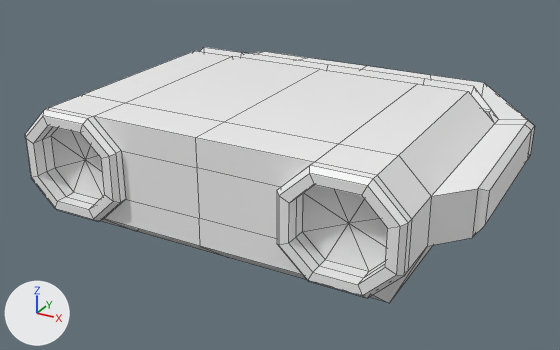
An edit to the FBX model Assets/Prefabs/voltmeter.fbx, drawn before and after from the same camera.
Both versions are drawn from a 50 mm camera at (1.209, -2.177, 0.967) aimed at (-0.022, 0.061, -0.153). The axes (+X, +Y, +Z) are drawn at lower left. The lights are the same throughout. Mesh edges are drawn as thin lines. Where no turn or scale is listed for an object, it has been applied to the vertices.
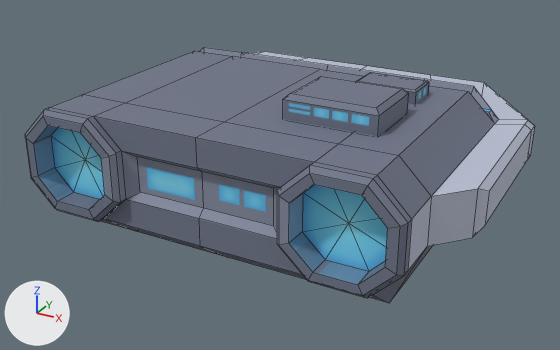
Changed parts and their boxes [x1, y1, x2, y2] in the pictures (560 x 350 px; the box of a moved part takes in the faces that stretch with it):
'pCube2', added (blue)
    after: [283, 76, 409, 136]
'pCube3', added (blue)
    after: [356, 72, 429, 104]
part 1 of me_mesh, moved or reshaped
    both: [33, 126, 385, 285]
part 2 of me_mesh, recoloured
    both: [25, 47, 534, 303]

What changed in the scene script:
```text
Add img_voltmeter_jpg:
    img_voltmeter_jpg = load_image('voltmeter.jpg', '../Graphics/Textures/voltmeter.jpg', 2048, 2048, 'sRGB')
Add mat_blinn1:
    mat_blinn1 = principled_material('blinn1')
    mat_blinn1.texture = img_voltmeter_jpg
    mat_blinn1.roughness = 0.749
Change me_mesh:
    used by ob_pcube1; location = (0.0, 0.0, 0.0)
    remove me_mesh.from_pydata(...)  # 214 vertices, 221 faces; spans x -0.77..0.77, y -0.52..0.8, z -0.29..0.18
    add me_mesh.from_pydata(...)  # 204 vertices, 211 faces; spans x -0.77..0.77, y -0.52..0.8, z -0.29..0.18
    me_mesh part 1
    16 vertices are removed from x -0.61..0.61, y -0.48, z -0.13..0.13
    34 faces are deleted
    6 vertices are added at (0.24, -0.45, -0.06), (0.0, -0.45, -0.06), (-0.24, -0.45, -0.06), (0.24, -0.45, 0.06), (0.0, -0.45, 0.06), (-0.24, -0.45, 0.06)
    24 new faces join them
    me_mesh part 2: 187 faces spanning x -0.77..0.77, y -0.52..0.8, z -0.29..0.18 switch from mat_lambert1 (white #f2f2f2) to mat_blinn1 (picture img_voltmeter_jpg)
Add me_mesh_002:
    me_mesh_002.from_pydata(...)  # 12 vertices, 10 faces; spans x -0.106..0.106, y -0.064..0.064, z -0.033..0.033
    me_mesh_002.materials.append(mat_blinn1)  # picture img_voltmeter_jpg
Add me_mesh_001:
    me_mesh_001.from_pydata(...)  # 12 vertices, 10 faces; spans x -0.155..0.155, y -0.12..0.12, z -0.041..0.041
    me_mesh_001.materials.append(mat_blinn1)  # picture img_voltmeter_jpg
Add ob_pcube3:
    ob_pcube3 = bpy.data.objects.new('pCube3', me_mesh_002)
    ob_pcube3.location = (0.341, 0.168, 0.189)
Add ob_pcube2:
    ob_pcube2 = bpy.data.objects.new('pCube2', me_mesh_001)
    ob_pcube2.location = (0.297, -0.099, 0.213)
```
